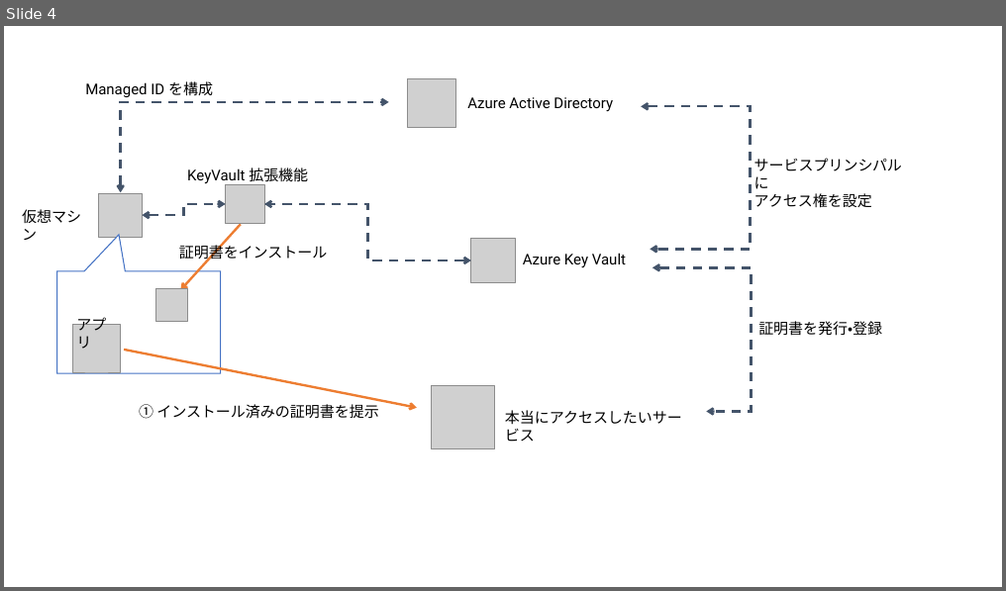
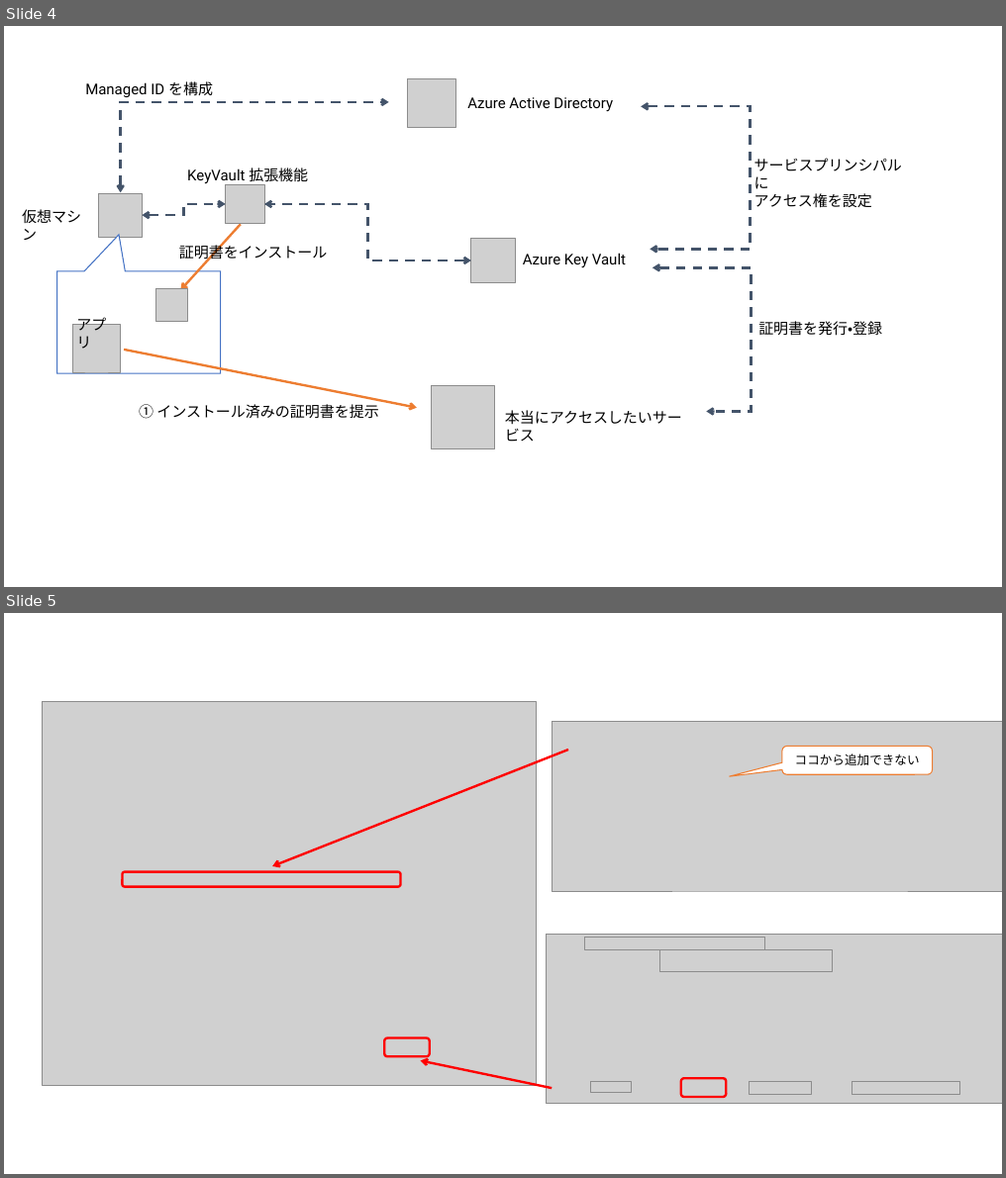
Before and after one commit to ayuina/ainaba-csa-blog, a slide deck: vmextension-for-azurekeyvault/images/figures.pptx. Shown one above the other, each under a label of ours: slide 4 before the commit, slides 4 and 5 after it. The pictures are 1006x591 and 1006x1178 pixels, drawn with LibreOffice and Linux fonts; fonts in the diff are those of the drawing; grey boxes stand for pictures. Boxes give left, top, right and bottom in pixels: in the first picture for what was removed or moved away, otherwise in the second. Text is boxed around its words. In the diff, an @@ line names an element or a change of style, - is before the commit and + after.

```diff
--- a/vmextension-for-azurekeyvault/images/figures.pptx
+++ b/vmextension-for-azurekeyvault/images/figures.pptx
@@ slide 5 added at <box>4,613,1002,1174</box>, background #FFFFFF @@
@@ picture added at <box>42,702,536,1085</box> @@
@@ picture added at <box>552,721,1002,891</box> @@
@@ arrow added from (568, 750) to (272, 866), #FF0000 2.25 pt @@
@@ rounded speech box added at <box>782,747,933,774</box>, fill #FFFFFF, outline #ED7D31 1 pt, 12 pt, text #000000 @@
+ココから追加できない
@@ rounded rectangle added at <box>122,872,401,887</box>, outline #FF0000 2.25 pt @@
@@ picture added at <box>546,934,1002,1103</box> @@
@@ picture added at <box>585,937,764,950</box> @@
@@ picture added at <box>660,951,832,972</box> @@
@@ rounded rectangle added at <box>384,1039,430,1057</box>, outline #FF0000 2.25 pt @@
@@ arrow added from (552, 1088) to (420, 1060), #FF0000 2.25 pt @@
@@ picture added at <box>590,1081,631,1093</box> @@
@@ rounded rectangle added at <box>681,1078,727,1097</box>, outline #FF0000 2.25 pt @@
@@ picture added at <box>749,1081,812,1094</box> @@
@@ picture added at <box>852,1081,960,1094</box> @@
```
Also in this commit, not shown: 3 other files.
